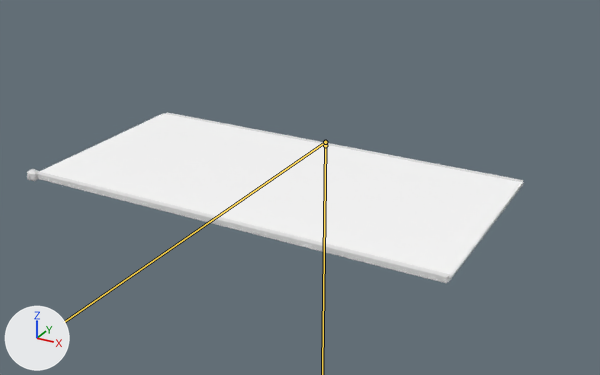
An edit to the glTF model Import/Paper/Crane/Fox_2_Correct.glb, drawn before and after from the same camera.
One viewpoint serves both versions: a camera (50 mm lens) standing at (0.958, -1.886, 0.803) and looking at (-0.037, -0.076, -0.102). Every picture has the same lights, and +X, +Y and +Z are marked at lower left. Both versions are drawn at frame 0 of the action 'Fox_Paper_2_Correct_Finish'; the numbers are the values there. The bones that bend it are drawn over the model as lines.

Names of what the first picture shows: 'Fox_Corner_2_Correct', 'Fox_Crease_2_Correct', 'Fox_Edge_2_Correct', 'Fox_Paper_2_Correct'.
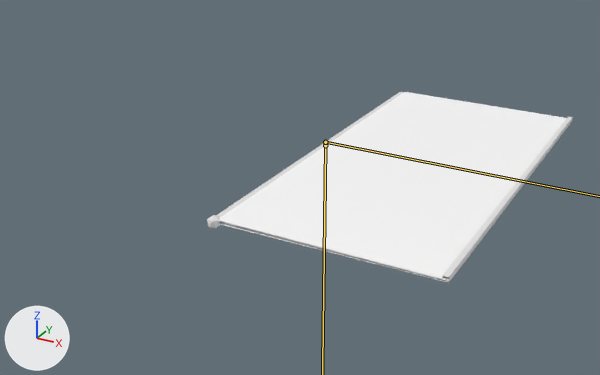
Pixel boxes (x1, y1, x2, y2) of what changed, in the pictures (600 x 375 px):
'Fox_Paper_2_Correct', posed (27% narrower, 13% taller)
    before: (39, 114, 524, 282)
    after: (218, 92, 572, 282)
'Fox_Edge_2_Correct', posed (68% narrower, 50% taller)
    before: (37, 172, 450, 283)
    after: (442, 116, 573, 283)
'Fox_Crease_2_Correct', posed (47% narrower, 68% taller)
    before: (165, 112, 523, 186)
    after: (216, 92, 404, 217)
'Fox_Corner_2_Correct', posed (15% wider, 15% taller)
    before: (27, 169, 39, 181)
    after: (207, 215, 221, 229)

The change, as a diff of the scene's bpy script:
```diff
--- a/Import/Paper/Crane/Fox_2_Correct.glb.py
+++ b/Import/Paper/Crane/Fox_2_Correct.glb.py
@@ bone_rig_object @@
 bone_rig_object = bpy.data.objects['Fox_Armature_2_Correct']  # the whole rig 'Fox_Armature_2_Correct'
-bone_rig_object.rotation_quaternion = (0.707, 0.0, 0.0, -0.707)  # degrees (0, 0, -90)
+bone_rig_object.rotation_quaternion = (1.0, 0.0, 0.0, 0.0)  # degrees (0, 0, 0)
```
